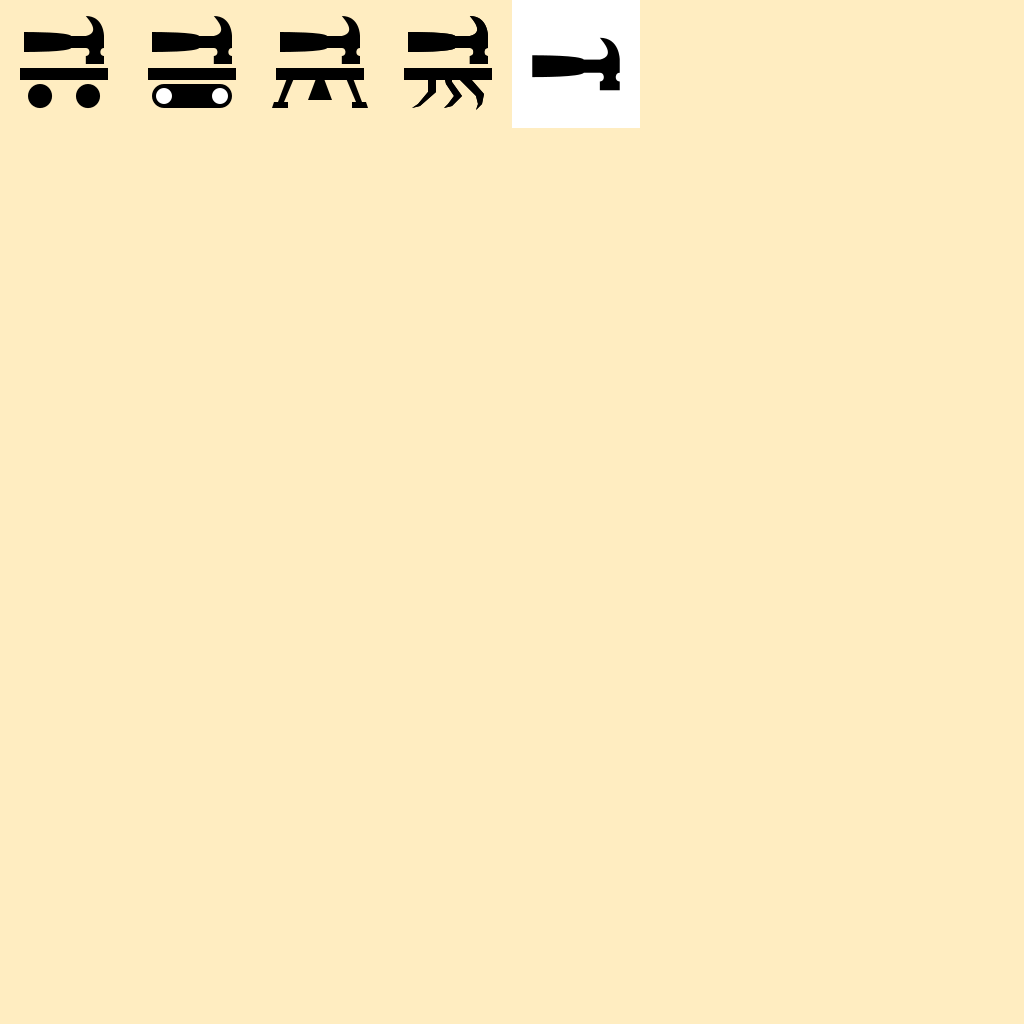
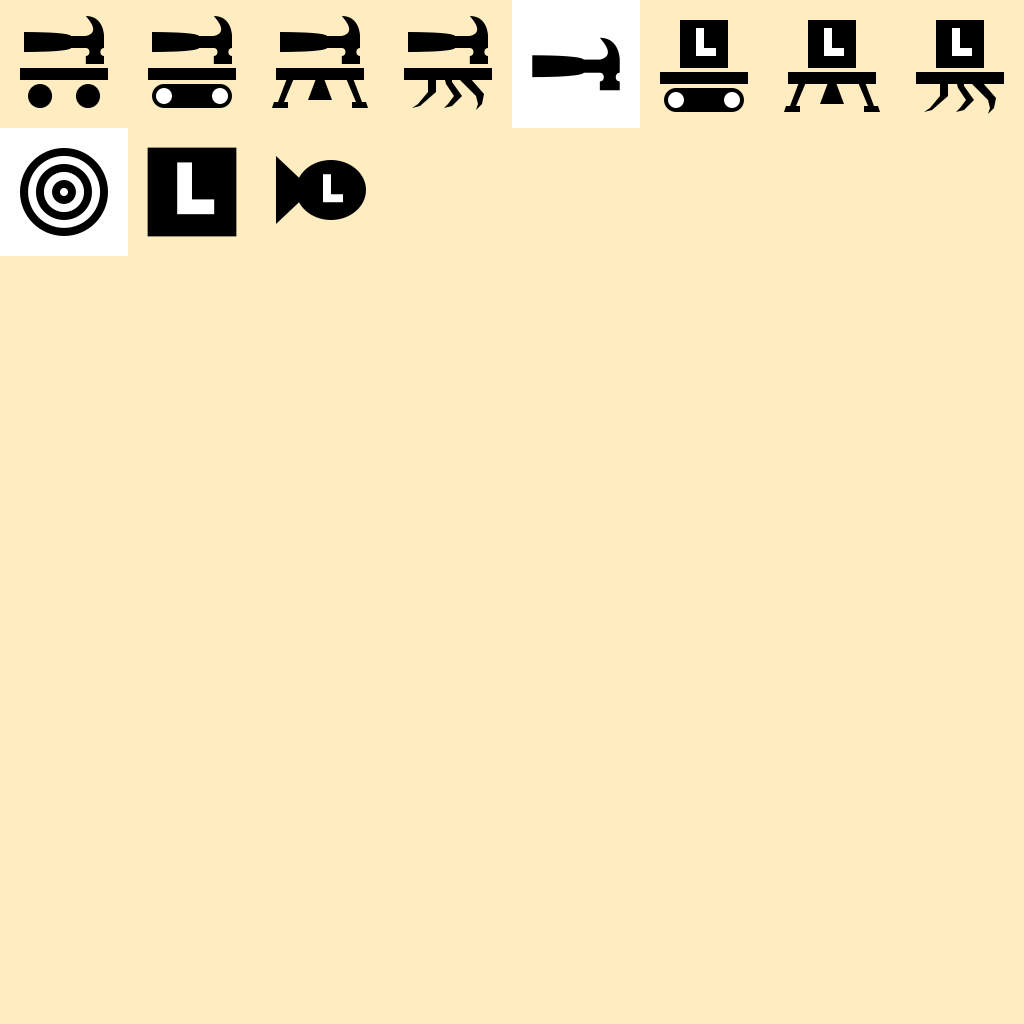
Two versions of the same layered image (1024px x 1024px). Layer-by-layer changes:
added layer "button4-11-src_vector.png" above "button4-10-src_vector.png" over [276, 156, 366, 224]
added layer "button4-10-src_vector.png" above "Target-research-icon" over [147, 147, 237, 237]
added layer "Target-research-icon" above "Trainer-Icons" over [0, 128, 128, 256]
added group "Trainer-Icons" with 3 layers above "Builder-Icons" over [660, 20, 1004, 114]
added layer "08" in group "Trainer-Icons" over [916, 20, 1004, 114]
added layer "07" in group "Trainer-Icons" over [784, 20, 880, 112]
added layer "06" in group "Trainer-Icons" over [660, 20, 748, 112]
added group "Builder-Icons" with 5 layers above "AlphaWhite" over [411, 16, 488, 110]
added layer "04" in group "Builder-Icons" over [411, 16, 488, 110]
removed layer "BuilderIcons" over [411, 16, 488, 110]
